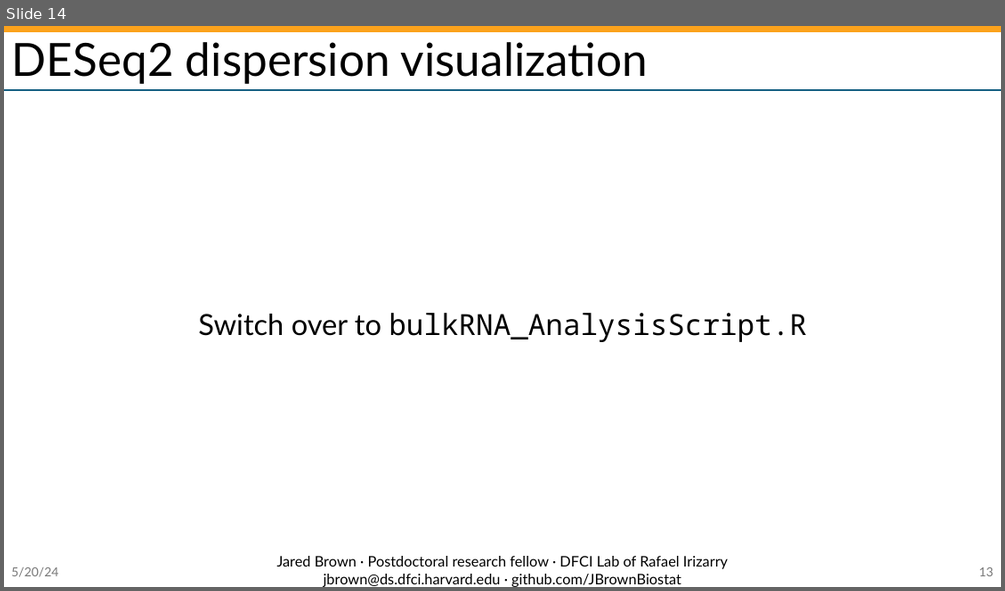
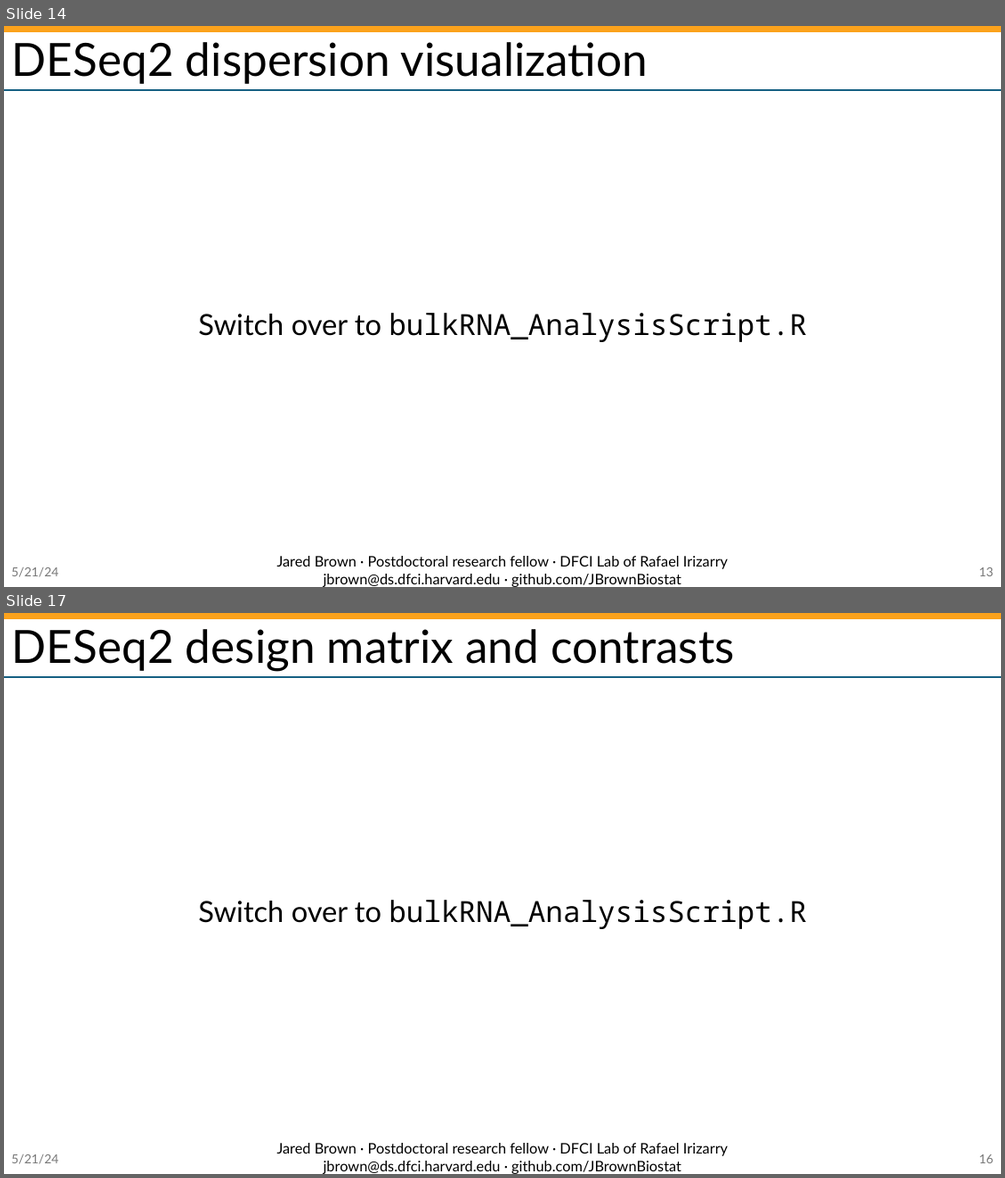
Before and after one commit to JBrownBiostat/DifferentialExpressionTraining_May2024, a slide deck: DeeperDESeqWithShrinkage.pptx. Shown one above the other, each under a label of ours: slide 14 before the commit, slides 14 and 17 after it; the slides between them are not shown. The pictures are 1005x591 and 1005x1178 pixels, drawn with LibreOffice and Linux fonts; fonts in the diff are those of the drawing; background and template pictures are left out. Boxes give left, top, right and bottom in pixels: in the first picture for what was removed or moved away, otherwise in the second. Text is boxed around its words. In the diff, an @@ line names an element or a change of style, - is before the commit and + after.

Commit message:
Update slides, bulk, and scRNA analysis

```diff
--- a/DeeperDESeqWithShrinkage.pptx
+++ b/DeeperDESeqWithShrinkage.pptx
@@ slide 17 added at <box>4,613,1001,1174</box>, background #FFFFFF; not listed: 2 template elements that a slide beside it also shows @@
@@ title added at <box>12,629,734,672</box>, 44 pt, text #000000 @@
+DESeq2 design matrix and contrasts
@@ text added at <box>198,900,807,929</box>, 28 pt, text #000000 @@
+Switch over to bulkRNA_AnalysisScript.R
@@ text added at <box>277,1143,728,1174</box>, 14 pt, text #000000 @@
+Jared Brown · Postdoctoral research fellow · DFCI Lab of Rafael Irizarry jbrown@ds.dfci.harvard.edu · github.com/JBrownBiostat
@@ text added at <box>11,1154,58,1164</box>, 12 pt, text #797979 @@
+5/21/24
@@ page number added at <box>979,1154,993,1163</box>, 12 pt, text #797979 @@
+16
@@ slide 14 changed as well @@
@@ text at <box>11,567,58,577</box>: text changed @@
-5/20/24
+5/21/24
```
Also in this commit, not shown: 13 other slides changed, 10 other slides added, 3 other files.
